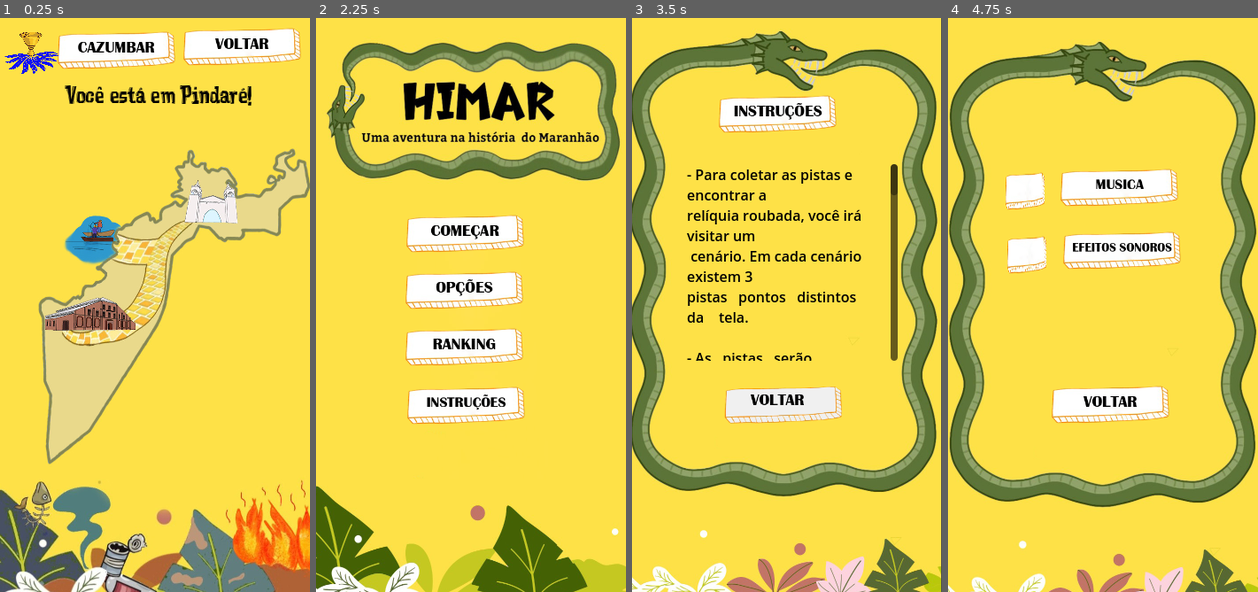
Above: before the commit, frames 1-4 (left to right).
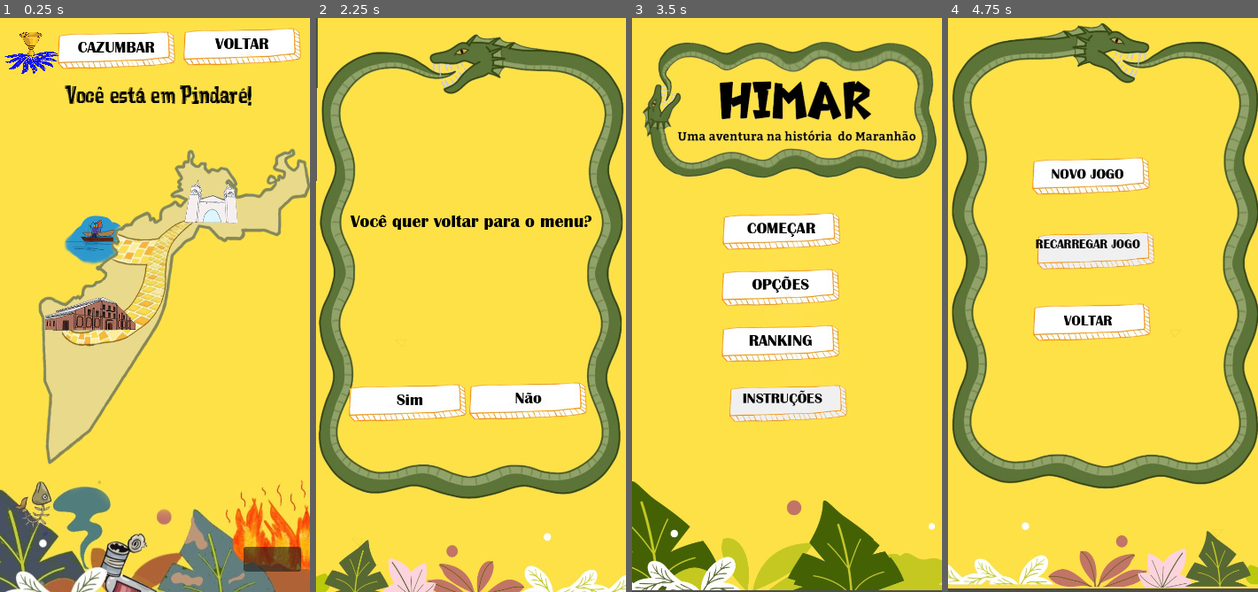
Above: after the commit, the same moments.

Repository: mellissy/HIMAR1
Game: Godot game, scene res://cenas/CIDADE.tscn
Two runs of this game, one before a commit and one after it. Both use one fixed random seed, a clock stepped at 60 frames per second and the inputs below. This scene is started directly instead of the project's main scene.
Inputs (mouse positions are in pixels of both pictures, inside the frame that each line leads up to):
- Up to frame 1 (0.25 s): no input
- Up to frame 2 (2.25 s): click "CAZUMBAR" at 0.5 s; click "VOLTAR" at 1.25 s; click "VOLTAR" at 2 s
- Up to frame 3 (3.5 s): click (725, 402) at 2.75 s, where only the run after the commit has a clickable "Sim"
- Up to frame 4 (4.75 s): click "VOLTAR" (after the commit: "COMEÇAR") at 3.5 s; click "OPÇÕES" (after the commit: "RECARREGAR JOGO") at 4.25 s

The runs differ from the first frame. In frame 1, 0.8% of the frame differs, in the area x 78-98%, y 92-97%; in frame 2, 42%; in frame 3, 44%, in the area x 0-100%, y 0-100%; in frame 4, 35%.

Commit message:
coloquei a interface

Diff:
--- /dev/null
+++ b/Control.gd
@@ -0,0 +1,14 @@
+extends Control
+
+
+# Called when the node enters the scene tree for the first time.
+func _ready():
+
+	$Label.text= " Você quer sair do jogo?"
+
+	pass # Replace with function body.
+
+
+# Called every frame. 'delta' is the elapsed time since the previous frame.
+func _process(delta):
+	pass
--- a/cenas/CAZUMBAR.tscn
+++ b/cenas/CAZUMBAR.tscn
@@ -9,7 +9,9 @@
 [ext_resource type="FontFile" uid="uid://bnfy8yxuft3q2" path="res://tudo/fonts/vademecum.ttf" id="7_18jo8"]
 [ext_resource type="AudioStream" uid="uid://rnhfvrkvbj2k" path="res://tudo/sons/MusicaDuranteAsTelas.mp3" id="8_o06h3"]
 
-[node name="CAZUMBAR" type="Node2D"]
+[node name="CAZUMBAR" type="Control"]
+layout_mode = 3
+anchors_preset = 0
 script = ExtResource("6")
 
 [node name="Sprite2D" type="Sprite2D" parent="."]
--- a/cenas/CIDADE.tscn
+++ b/cenas/CIDADE.tscn
@@ -10,7 +10,9 @@
 [ext_resource type="FontFile" uid="uid://bnfy8yxuft3q2" path="res://tudo/fonts/vademecum.ttf" id="7_ijpkw"]
 [ext_resource type="AudioStream" uid="uid://rnhfvrkvbj2k" path="res://tudo/sons/MusicaDuranteAsTelas.mp3" id="9_3ix77"]
 
-[node name="CIDADE" type="Node2D"]
+[node name="CIDADE" type="Control"]
+layout_mode = 3
+anchors_preset = 0
 script = ExtResource("6")
 
 [node name="Sprite2D" type="Sprite2D" parent="."]
@@ -97,8 +99,16 @@
 [node name="AudioStreamPlayer2D" type="AudioStreamPlayer2D" parent="."]
 stream = ExtResource("9_3ix77")
 
+[node name="voltar_cidade" type="Button" parent="."]
+layout_mode = 0
+offset_left = 275.0
+offset_top = 597.0
+offset_right = 340.0
+offset_bottom = 625.0
+
 [connection signal="pressed" from="botao1" to="." method="_on_botao1_pressed"]
 [connection signal="pressed" from="botao2" to="." method="_on_botao2_pressed"]
 [connection signal="pressed" from="dica1" to="." method="_on_dica1_pressed"]
 [connection signal="pressed" from="dica2" to="." method="_on_dica2_pressed"]
 [connection signal="pressed" from="dica3" to="." method="_on_dica3_pressed"]
+[connection signal="pressed" from="voltar_cidade" to="." method="_on_voltar_cidade_pressed"]
--- a/cenas/COMECAR.tscn
+++ b/cenas/COMECAR.tscn
@@ -8,7 +8,9 @@
 [ext_resource type="Script" path="res://script/COMECAR.gd" id="6"]
 [ext_resource type="AudioStream" uid="uid://dm8yv0o2o8jt8" path="res://tudo/sons/MusicaMenuPrincipal.mp3" id="7_h6diy"]
 
-[node name="COMECAR" type="Node2D"]
+[node name="COMECAR" type="Control"]
+layout_mode = 3
+anchors_preset = 0
 script = ExtResource("6")
 
 [node name="Sprite2D" type="Sprite2D" parent="."]
--- a/cenas/DANCA.tscn
+++ b/cenas/DANCA.tscn
@@ -8,7 +8,9 @@
 [ext_resource type="FontFile" uid="uid://dccqymvo64o1x" path="res://tudo/fonts/BRITANIC.TTF" id="6_jqpse"]
 [ext_resource type="AudioStream" uid="uid://bml3j2jtwjeay" path="res://tudo/sons/musicaDaDancaCazumba.mp3" id="7_dj3n2"]
 
-[node name="DANCA" type="Node2D"]
+[node name="DANCA" type="Control"]
+layout_mode = 3
+anchors_preset = 0
 script = ExtResource("6")
 
 [node name="VideoStreamPlayer" type="VideoStreamPlayer" parent="."]
--- a/cenas/DICA.tscn
+++ b/cenas/DICA.tscn
@@ -7,7 +7,9 @@
 [ext_resource type="Script" path="res://script/DICA.gd" id="6"]
 [ext_resource type="FontFile" uid="uid://dccqymvo64o1x" path="res://tudo/fonts/BRITANIC.TTF" id="6_kepbp"]
 
-[node name="DICA" type="Node2D"]
+[node name="DICA" type="Control"]
+layout_mode = 3
+anchors_preset = 0
 script = ExtResource("6")
 
 [node name="Sprite2D" type="Sprite2D" parent="."]
--- a/cenas/INSTRUCOES.tscn
+++ b/cenas/INSTRUCOES.tscn
@@ -8,8 +8,11 @@
 [ext_resource type="FontFile" uid="uid://dccqymvo64o1x" path="res://tudo/fonts/BRITANIC.TTF" id="6_bxvux"]
 [ext_resource type="AudioStream" uid="uid://dm8yv0o2o8jt8" path="res://tudo/sons/MusicaMenuPrincipal.mp3" id="7_3kidp"]
 
-[node name="INSTRUCOES" type="Node2D"]
-position = Vector2(-7, 0)
+[node name="INSTRUCOES" type="Control"]
+layout_mode = 3
+anchors_preset = 0
+offset_left = -7.0
+offset_right = -7.0
 script = ExtResource("1")
 
 [node name="Sprite2D" type="Sprite2D" parent="."]
--- a/cenas/MENU.tscn
+++ b/cenas/MENU.tscn
@@ -8,7 +8,16 @@
 [ext_resource type="FontFile" uid="uid://dccqymvo64o1x" path="res://tudo/fonts/BRITANIC.TTF" id="6_ynpfy"]
 [ext_resource type="AudioStream" uid="uid://dm8yv0o2o8jt8" path="res://tudo/sons/MusicaMenuPrincipal.mp3" id="7_bb23b"]
 
-[node name="MENU" type="Node2D"]
+[node name="MENU" type="Control"]
+layout_mode = 3
+anchors_preset = 15
+anchor_right = 1.0
+anchor_bottom = 1.0
+grow_horizontal = 2
+grow_vertical = 2
+scale = Vector2(1.00221, 0.989496)
+size_flags_horizontal = 3
+size_flags_vertical = 3
 script = ExtResource("5")
 
 [node name="comecar" type="Sprite2D" parent="."]
--- a/cenas/NOVO_JOGO.tscn
+++ b/cenas/NOVO_JOGO.tscn
@@ -11,7 +11,9 @@
 [sub_resource type="CanvasItemMaterial" id="2"]
 blend_mode = 2
 
-[node name="NOVO_JOGO" type="Node2D"]
+[node name="NOVO_JOGO" type="Control"]
+layout_mode = 3
+anchors_preset = 0
 script = ExtResource("5")
 
 [node name="Sprite2D" type="Sprite2D" parent="."]
--- a/cenas/OPCOES.tscn
+++ b/cenas/OPCOES.tscn
@@ -8,7 +8,9 @@
 [ext_resource type="Texture2D" uid="uid://jwwvg7cj0d4x" path="res://tudo/imagens/menu/comeca.jpg" id="6"]
 [ext_resource type="AudioStream" uid="uid://dm8yv0o2o8jt8" path="res://tudo/sons/MusicaMenuPrincipal.mp3" id="7_r0stv"]
 
-[node name="OPCOES" type="Node2D"]
+[node name="OPCOES" type="Control"]
+layout_mode = 3
+anchors_preset = 0
 script = ExtResource("1")
 
 [node name="Sprite2D" type="Sprite2D" parent="."]
--- a/cenas/RANKING.tscn
+++ b/cenas/RANKING.tscn
@@ -4,7 +4,9 @@
 [ext_resource type="Texture2D" uid="uid://corxrhq6k7pq" path="res://tudo/imagens/menu/menu_ranking.jpeg" id="2"]
 [ext_resource type="AudioStream" uid="uid://dm8yv0o2o8jt8" path="res://tudo/sons/MusicaMenuPrincipal.mp3" id="3_p0iwm"]
 
-[node name="RANKING" type="Node2D"]
+[node name="RANKING" type="Control"]
+layout_mode = 3
+anchors_preset = 0
 script = ExtResource("1")
 
 [node name="Sprite2D" type="Sprite2D" parent="."]
--- a/cenas/RELIQUIAS.tscn
+++ b/cenas/RELIQUIAS.tscn
@@ -8,7 +8,9 @@
 [ext_resource type="Texture2D" uid="uid://d0jimo2cogowt" path="res://tudo/Botoes/botaoAoClicar.png" id="6"]
 [ext_resource type="FontFile" uid="uid://bnfy8yxuft3q2" path="res://tudo/fonts/vademecum.ttf" id="7_wwxsk"]
 
-[node name="RELIQUIAS" type="Node2D"]
+[node name="RELIQUIAS" type="Control"]
+layout_mode = 3
+anchors_preset = 0
 script = ExtResource("3")
 
 [node name="Sprite2D" type="Sprite2D" parent="."]
--- a/cenas/VIDEO_INICIAL.tscn
+++ b/cenas/VIDEO_INICIAL.tscn
@@ -8,7 +8,9 @@
 [ext_resource type="FontFile" uid="uid://dccqymvo64o1x" path="res://tudo/fonts/BRITANIC.TTF" id="6_7qy47"]
 [ext_resource type="AudioStream" uid="uid://bml3j2jtwjeay" path="res://tudo/sons/musicaDaDancaCazumba.mp3" id="7_ooyvd"]
 
-[node name="VIDEO_INICIAL" type="Node2D"]
+[node name="VIDEO_INICIAL" type="Control"]
+layout_mode = 3
+anchors_preset = 0
 script = ExtResource("6")
 
 [node name="VideoStreamPlayer" type="VideoStreamPlayer" parent="."]
--- /dev/null
+++ b/cenas/certeza.tscn
@@ -0,0 +1,79 @@
+[gd_scene load_steps=7 format=3 uid="uid://cdgm375wckdhg"]
+
+[ext_resource type="Script" path="res://script/Control.gd" id="1_ck1sr"]
+[ext_resource type="Texture2D" uid="uid://jwwvg7cj0d4x" path="res://tudo/imagens/menu/comeca.jpg" id="2_ukgb1"]
+[ext_resource type="FontFile" uid="uid://dccqymvo64o1x" path="res://tudo/fonts/BRITANIC.TTF" id="3_1hhgv"]
+[ext_resource type="Texture2D" uid="uid://c70tebe40u3no" path="res://tudo/Botoes/botao.png" id="4_uurc0"]
+[ext_resource type="Texture2D" uid="uid://d0jimo2cogowt" path="res://tudo/Botoes/botaoAoClicar.png" id="5_4nvh3"]
+[ext_resource type="Texture2D" uid="uid://dvgepqspomoav" path="res://tudo/Botoes/BotaoClique.png" id="6_adav3"]
+
+[node name="Control" type="Control"]
+layout_mode = 3
+anchors_preset = 15
+anchor_right = 1.0
+anchor_bottom = 1.0
+grow_horizontal = 2
+grow_vertical = 2
+script = ExtResource("1_ck1sr")
+
+[node name="Sprite2D" type="Sprite2D" parent="."]
+position = Vector2(176.787, 323.146)
+rotation = 0.00951558
+scale = Vector2(-0.493331, 0.518849)
+texture = ExtResource("2_ukgb1")
+
+[node name="Label" type="Label" parent="."]
+layout_mode = 0
+offset_left = 33.0
+offset_top = 181.0
+offset_right = 288.0
+offset_bottom = 279.0
+theme_override_fonts/font = ExtResource("3_1hhgv")
+theme_override_font_sizes/font_size = 20
+horizontal_alignment = 1
+vertical_alignment = 1
+
+[node name="sim" type="TextureButton" parent="."]
+offset_left = 37.0
+offset_top = 411.0
+offset_right = 260.0
+offset_bottom = 489.0
+scale = Vector2(0.6, 0.6)
+texture_normal = ExtResource("4_uurc0")
+texture_pressed = ExtResource("5_4nvh3")
+texture_hover = ExtResource("6_adav3")
+
+[node name="Label" type="Label" parent="sim"]
+layout_mode = 0
+offset_left = 5.0
+offset_top = 10.0
+offset_right = 217.0
+offset_bottom = 57.0
+theme_override_fonts/font = ExtResource("3_1hhgv")
+theme_override_font_sizes/font_size = 30
+horizontal_alignment = 1
+vertical_alignment = 1
+
+[node name="nao" type="TextureButton" parent="."]
+offset_left = 173.0
+offset_top = 409.0
+offset_right = 396.0
+offset_bottom = 487.0
+scale = Vector2(0.6, 0.6)
+texture_normal = ExtResource("4_uurc0")
+texture_pressed = ExtResource("5_4nvh3")
+texture_hover = ExtResource("6_adav3")
+
+[node name="Label" type="Label" parent="nao"]
+layout_mode = 0
+offset_left = 5.0
+offset_top = 10.0
+offset_right = 217.0
+offset_bottom = 57.0
+theme_override_fonts/font = ExtResource("3_1hhgv")
+theme_override_font_sizes/font_size = 30
+horizontal_alignment = 1
+vertical_alignment = 1
+
+[connection signal="pressed" from="sim" to="." method="_on_sim_pressed"]
+[connection signal="pressed" from="nao" to="." method="_on_nao_pressed"]
--- /dev/null
+++ b/cenas/control_teste.tscn
@@ -0,0 +1,18 @@
+[gd_scene load_steps=2 format=3 uid="uid://be4mdl1j5q54i"]
+
+[ext_resource type="Texture2D" uid="uid://vk4bpdq2otnv" path="res://tudo/imagens/personagens/alcantara/Zezinho.jpg" id="1_imyyc"]
+
+[node name="Control" type="Control"]
+layout_mode = 3
+anchors_preset = 15
+anchor_right = 1.0
+anchor_bottom = 1.0
+grow_horizontal = 2
+grow_vertical = 2
+size_flags_horizontal = 3
+size_flags_vertical = 3
+
+[node name="Sprite2D" type="Sprite2D" parent="."]
+position = Vector2(173.5, 322.5)
+scale = Vector2(0.493056, 0.507031)
+texture = ExtResource("1_imyyc")
--- a/project.godot
+++ b/project.godot
@@ -22,6 +22,7 @@
 [display]
 
 window/size/viewport_width=350
+window/size/initial_position_type=0
 window/handheld/orientation=1
 
 [gui]
--- a/script/CAZUMBAR.gd
+++ b/script/CAZUMBAR.gd
@@ -1,4 +1,4 @@
-extends Node2D
+extends Control
 
 
 @onready var path = {
@@ -50,18 +50,16 @@
 
 func _on_botao2_pressed():
 	Global.cidade = path[current][0]
-	#write(num1 + ":" + current + ";" + num2)
 	get_tree().change_scene_to_file("res://cenas/DANCA.tscn"  )
 	pass # Replace with function body.
 
 func _on_botao3_pressed():
 	Global.cidade = path[current][1]
-	#write(num1 + ":" + current + ";" + num2)
 	get_tree().change_scene_to_file("res://cenas/DANCA.tscn"  )
 	pass # Replace with function body.
 
 func _on_botao4_pressed():
 	Global.cidade = path[current][2]
-	#write(num1 + ":" + current + ";" + num2)
+
 	get_tree().change_scene_to_file("res://cenas/DANCA.tscn"  )
 	pass # Replace with function body.
--- a/script/CIDADE.gd
+++ b/script/CIDADE.gd
@@ -1,4 +1,4 @@
-extends Node2D
+extends Control
 
 @onready var cidades ={
 	"São Luís": [ "res://tudo/imagens/mapa/telaSaoLuis2.jpg" ],
@@ -74,6 +74,7 @@
 	current =Global.cidade
 	num1 = Global.botao
 	num2 =Global.pena
+	Global.outra_cidade = current
 	if Global.som :
 		$AudioStreamPlayer2D.play(2)
 	if Global.som == false:
@@ -88,21 +89,24 @@
 
 
 	$penas.texture = load(penas["pena"][num2])
-	$Sprite2D.texture = load(cidades[current][0])
-	$estamos_em.text = " Você está em " + current +"!"
 
-	$dica1.position = position_b[current][0]
-	$dica2.position = position_b[current][1]
-	$dica3.position = position_b[current][2]
 
-	$dica1.size = size_b[current][0]
-	$dica2.size = size_b[current][1]
-	$dica3.size = size_b[current][2]
+
+	$Sprite2D.texture = load(cidades[Global.cidade][0])
+	$estamos_em.text = " Você está em " + Global.cidade +"!"
+
+	$dica1.position = position_b[Global.cidade][0]
+	$dica2.position = position_b[Global.cidade][1]
+	$dica3.position = position_b[Global.cidade][2]
+
+	$dica1.size = size_b[Global.cidade][0]
+	$dica2.size = size_b[Global.cidade][1]
+	$dica3.size = size_b[Global.cidade][2]
 
 	pass
 
 func _on_botao2_pressed():
-	get_tree().change_scene_to_file("res://cenas/MENU.tscn"  )
+	get_tree().change_scene_to_file("res://cenas/certeza.tscn"  )
 
 	pass # Replace with function body.
 
@@ -137,3 +141,9 @@
 	else:
 		get_tree().change_scene_to_file("res://cenas/DICA.tscn" )
 	pass # Replace with function body.
+
+
+func _on_voltar_cidade_pressed():
+
+	get_tree().change_scene_to_file("res://cenas/CIDADE.tscn" )
+	pass # Replace with function body.
--- a/script/COMECAR.gd
+++ b/script/COMECAR.gd
@@ -1,4 +1,4 @@
-extends Node2D
+extends Control
 
 
 func _ready():
--- /dev/null
+++ b/script/Control.gd
@@ -0,0 +1,29 @@
+extends Control
+
+
+# Called when the node enters the scene tree for the first time.
+func _ready():
+	$Label.modulate = Color(0,0,0,1)
+	$Label.text= " Você quer voltar para o menu?"
+	$sim/Label.modulate = Color(0,0,0,1)
+	$sim/Label.text= " Sim"
+	$nao/Label.modulate = Color(0,0,0,1)
+	$nao/Label.text= "Não"
+
+	pass # Replace with function body.
+
+
+# Called every frame. 'delta' is the elapsed time since the previous frame.
+func _process(delta):
+
+	pass
+
+
+func _on_sim_pressed():
+	get_tree().change_scene_to_file("res://cenas/MENU.tscn"  )
+	pass # Replace with function body.
+
+
+func _on_nao_pressed():
+	get_tree().change_scene_to_file("res://cenas/CIDADE.tscn"  )
+	pass # Replace with function body.
--- a/script/DANCA.gd
+++ b/script/DANCA.gd
@@ -1,4 +1,4 @@
-extends Node2D
+extends Control
 
 var current
 var num1
--- a/script/DICA.gd
+++ b/script/DICA.gd
@@ -1,4 +1,4 @@
-extends Node2D
+extends Control
 
 @onready var texto ={
 	"São Luís": [
@@ -173,7 +173,7 @@
 func _ready():
 	$botao1/Label.text = "VOLTAR"
 	$botao1/Label.modulate = Color(0,0,0,1)
-	$botao2/Label.text = "CAZMBAR"
+	$botao2/Label.text = "CAZUMBAR"
 	$botao2/Label.modulate = Color(0,0,0,1)
 
 	current = Global.cidade
--- a/script/GLOBAL.gd
+++ b/script/GLOBAL.gd
@@ -1,7 +1,8 @@
 extends Node
 
 var cidade = "Pindaré"
+var outra_cidade = " "
 var pena = 9
 var botao = 0
 var som = true
-var cont = 0
+var cont = 1
--- a/script/INSTRUCOES.gd
+++ b/script/INSTRUCOES.gd
@@ -1,4 +1,4 @@
-extends Node2D
+extends Control
 
 
 func _ready():
--- a/script/MENU.gd
+++ b/script/MENU.gd
@@ -1,4 +1,4 @@
-extends Node2D
+extends Control
 
 
 func _ready():
@@ -25,7 +25,7 @@
 #c
 
 func _on_botao2_pressed():
-	get_tree().change_scene_to_file("res://cenas/OPCOES.tscn"  )
+	get_tree().change_scene_to_file( "res://cenas/OPCOES.tscn" )
 
 	pass # Replace with function body.
 
--- a/script/NOVO_JOGO.gd
+++ b/script/NOVO_JOGO.gd
@@ -1,4 +1,4 @@
-extends Node2D
+extends Control
 
 
 func _ready():
--- a/script/OPCOES.gd
+++ b/script/OPCOES.gd
@@ -1,4 +1,4 @@
-extends Node2D
+extends Control
 
 
 func _ready():
--- a/script/RANKING.gd
+++ b/script/RANKING.gd
@@ -1,4 +1,4 @@
-extends Node2D
+extends Control
 
 
 func _ready():
--- a/script/RELIQUIAS.gd
+++ b/script/RELIQUIAS.gd
@@ -1,4 +1,4 @@
-extends Node2D
+extends Control
 
 var current = " "
 var num2
--- a/script/VIDEO_INICIAL.gd
+++ b/script/VIDEO_INICIAL.gd
@@ -1,4 +1,4 @@
-extends Node2D
+extends Control
 
 func _ready():
 	Global.cidade = "São Luís"
Not shown, added: HIMAR2.apk
